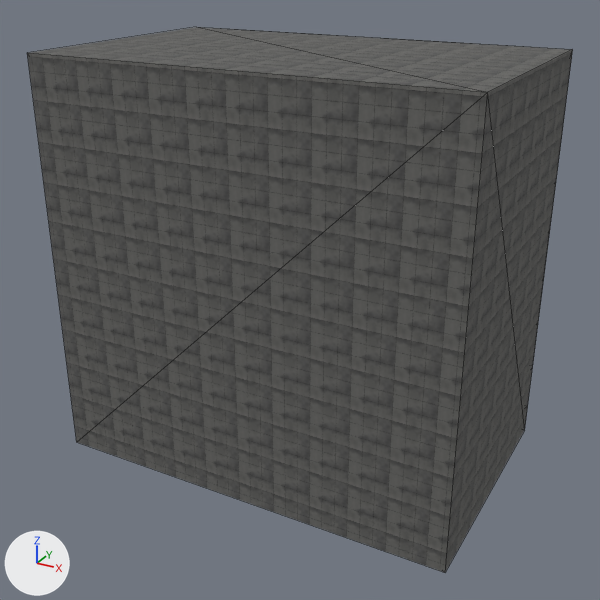
Before and after pictures for a commit that changed the OBJ model resources/blender/zombie_street/Street_BlockR3.obj.
The view is the same before and after, from a 50 mm lens placed at (11.53, -25.19, 14.98), pointed at (0.13, -4.46, 4.61). Every picture has the same lights, and +X, +Y and +Z are marked at lower left. The first picture is the older version. Mesh edges are drawn as thin lines. Where no turn or scale is listed for an object, it has been applied to the vertices.

Script lines for the objects in view, before the commit:
```python
me_street_blockr3 = bpy.data.meshes.new('Street_BlockR3')
me_street_blockr3.from_pydata(...)  # 202 vertices, 316 faces; spans x -6.5..6.5, y -8.0..0.0, z -0.64..12.0
me_street_blockr3.materials.append(mat_wallconcrete)  # picture img_concretewall_png
ob_street_blockr3 = bpy.data.objects.new('Street_BlockR3', me_street_blockr3)
ob_street_blockr3.location = (0.0, 0.0, 0.0)
```
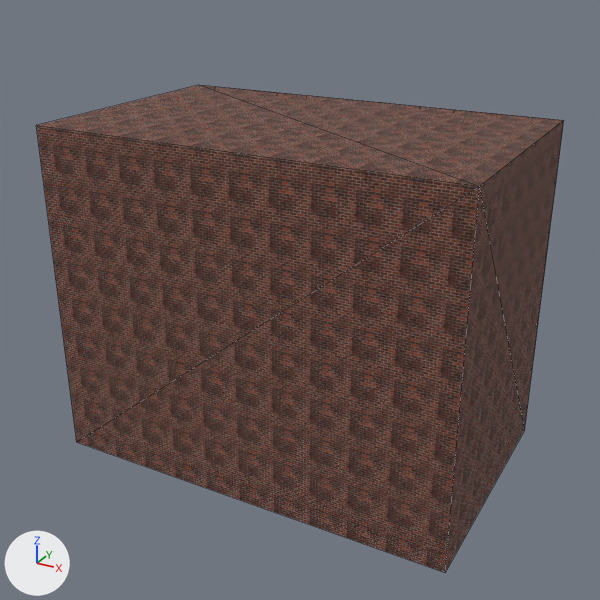
The edits, one by one:
Picture 'BrickWall.png' (img_brickwall_png) is new.
Material 'WallBrick' (mat_wallbrick) is new.
Its texture is img_brickwall_png.
Its roughness is 0.95.
me_street_blockr3 is used by ob_street_blockr3; location (0.0, 0.0, 0.0).
me_street_blockr3 had 202 vertices, 316 faces and spanned x -6.5..6.5, y -8.0..0.0, z -0.64..12.0.
me_street_blockr3 no longer uses material mat_wallconcrete (picture img_concretewall_png).
me_street_blockr3 now has 202 vertices, 316 faces and spans x -6.5..6.5, y -8.0..0.0, z -0.64..10.0.
me_street_blockr3 part 1: all 16 vertices in x -6.5..6.5, y -8.0..0.0, z 12.0 are moved by (0.0, 0.0, -2.0).
me_street_blockr3 gains material mat_wallbrick (picture img_brickwall_png).

Where the change shows, as pixel boxes (x1, y1, x2, y2) in the pictures (600 x 600 px):
'Street_BlockR3', recoloured, reshaped (11% shorter)
    before: (27, 27, 573, 572)
    after: (37, 85, 564, 572)
